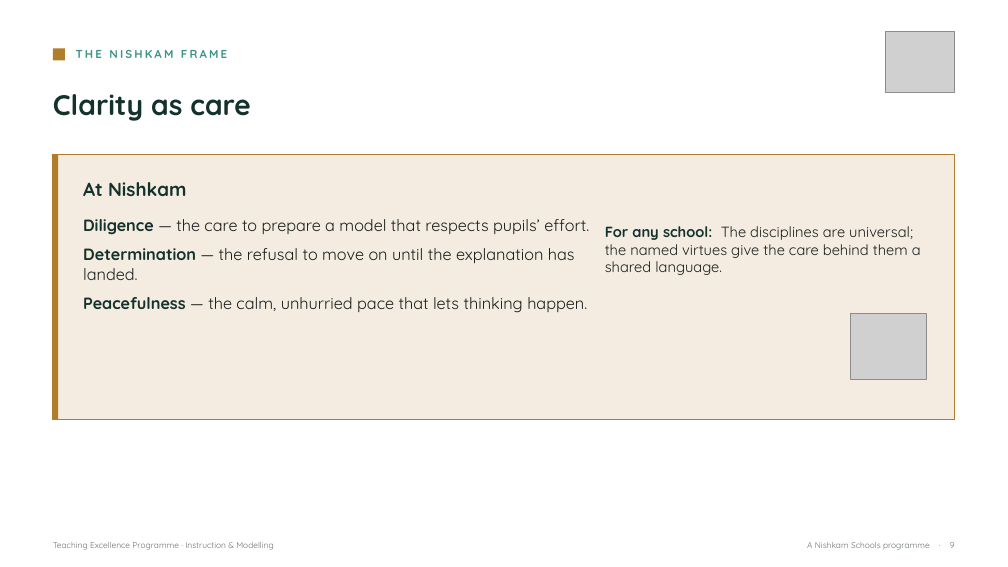
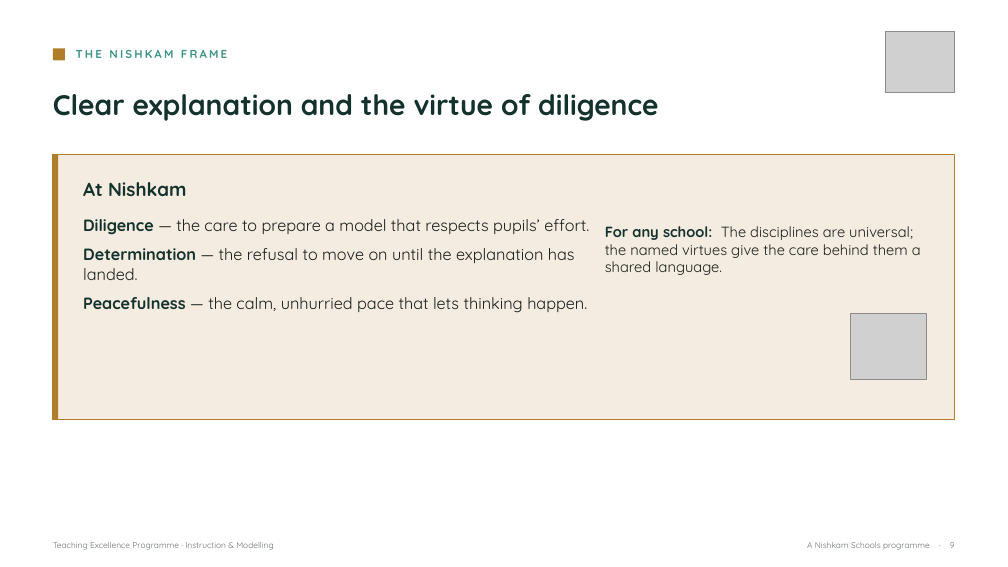
Before and after one commit to NSWLTandL/teachinglearninghub, a slide deck: slide 9 of Pillar3-Instruction-and-Modelling-facilitator-deck.pptx. Drawn at 1008x567 pixels with LibreOffice and Linux fonts; fonts in the diff are those of the drawing; grey boxes stand for pictures. Boxes give left, top, right and bottom in pixels: in the first picture for what was removed or moved away, otherwise in the second. Text is boxed around its words. In the diff, an @@ line names an element or a change of style, - is before the commit and + after.

```diff
--- a/Pillar3-Instruction-and-Modelling-facilitator-deck.pptx
+++ b/Pillar3-Instruction-and-Modelling-facilitator-deck.pptx
@@ text at bbox=[53, 94, 658, 121]: text changed @@
-Clarity as care
+Clear explanation and the virtue of diligence
```
Also in this commit, not shown: 3 other slides changed, 13 other files.
